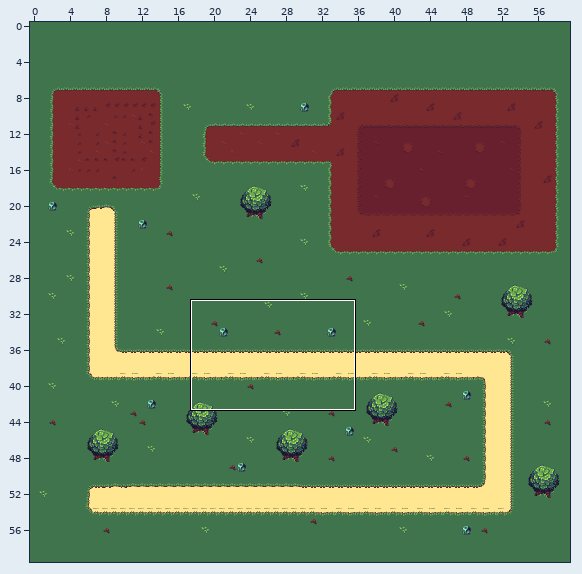
Two states of a Tiled map, assets/Tilemaps/bgmap.tmx. Above: a wide view before the commit, with the close-up outlined.
Close-up. Earlier state:
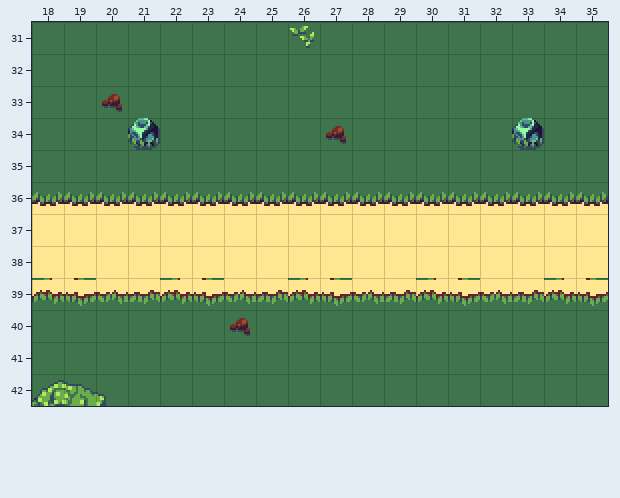
Cells are 16x16 px. Shown: x 18..35, y 31..42. The commit also changed other parts of the map, which this record leaves out.
The result:
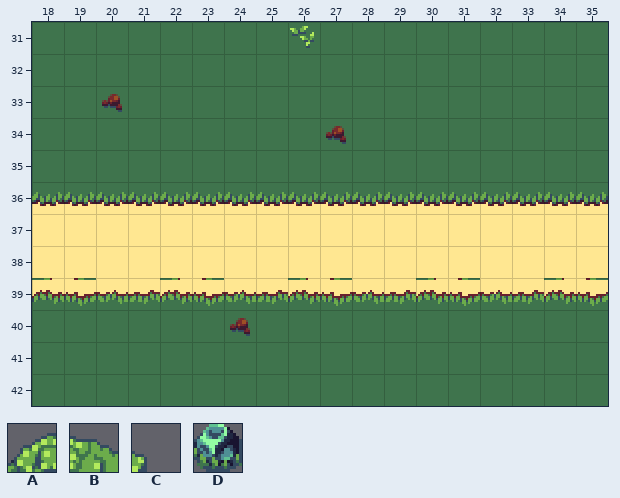
Key: from "sheet": A 160, B 161, C 162, D 239.
_ is an empty cell.
Changes in this commit:
Layer "World" (removed):
y 34: x 21 D -> _; x 33 D -> _
y 42: x 18..20 ABC -> ___
Where, in picture pixels (left, top, right, bottom), the same in both close-ups:
removed: (128, 118, 160, 150)
removed: (512, 118, 544, 150)
removed: (32, 380, 106, 406)
